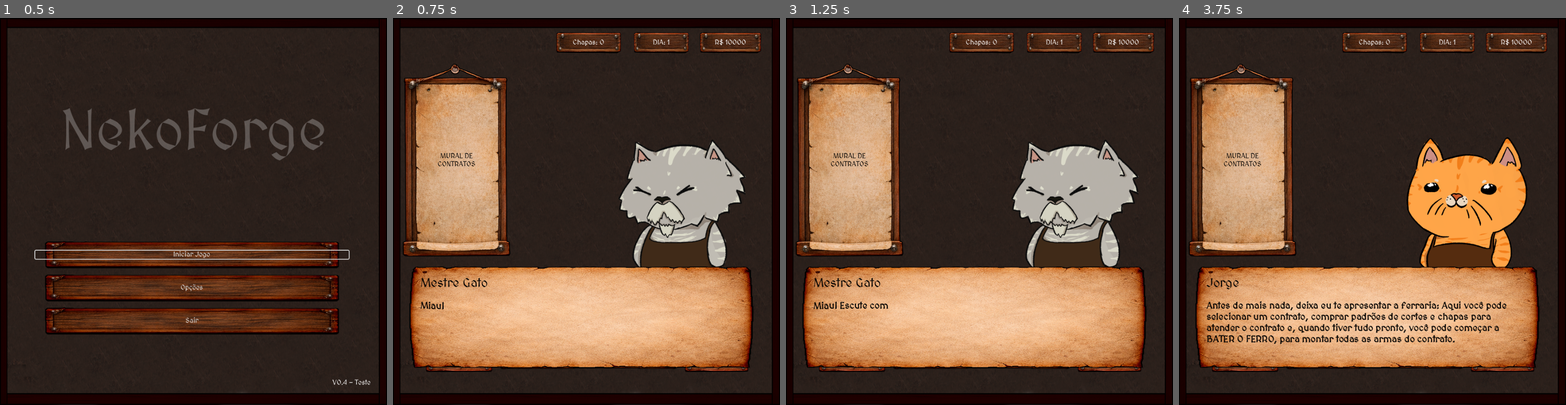
Above: before the commit, frames 1-4 (left to right).
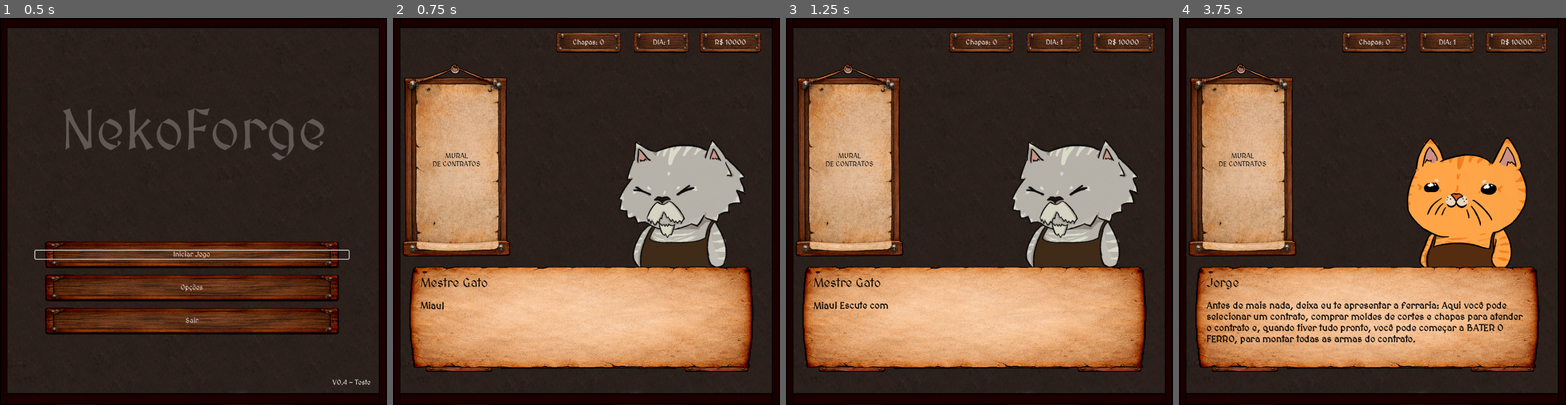
Above: after the commit, the same moments.

Repository: VitaumOS/Jogo_IC-Godot
Game: Godot game, scene res://scene/Telainicial.tscn
Same seed, same stepped clock (60 frames per second), same inputs: the game is played once before the commit and once after it.
Inputs (mouse positions are in pixels of both pictures, inside the frame that each line leads up to):
- Up to frame 1 (0.5 s): no input
- Up to frame 2 (0.75 s): click "Iniciar Jogo" at 0.5 s
- Up to frame 3 (1.25 s): no input
- Up to frame 4 (3.75 s): tap Enter (ui_accept) at 1.25, 1.52, 2, 2.27, 2.75, 3.5 s; move the mouse to (1457, 192) at 1.27 s; click (1457, 192) at 1.42 s; move the mouse to (1295, 230) at 2.02 s; click (1295, 230) at 2.17 s; move the mouse to (1411, 126) at 2.77 s; click (1411, 126) at 2.92 s; move the mouse to (1353, 288) at 3.52 s; click (1353, 288) at 3.67 s

Frame 1 is identical in both runs. In frame 2, 0.2% of the frame differs, in the area x 10-23%, y 34-39%; in frame 3, 0.2%; in frame 4, 2.3%, in the area x 7-89%, y 34-85%.

Commit message:
atualizações de UI

Diff:
--- a/data_json/dialogos.json
+++ b/data_json/dialogos.json
@@ -28,7 +28,7 @@
 
     {
       "nome": "Jorge",
-      "texto": "Antes de mais nada, deixa eu te apresentar a ferraria: Aqui você pode selecionar um contrato, comprar padrões de cortes e chapas para atender o contrato e, quando tiver tudo pronto, você pode começar a BATER O FERRO, para montar todas as armas do contrato.",
+      "texto": "Antes de mais nada, deixa eu te apresentar a ferraria: Aqui você pode selecionar um contrato, comprar moldes de cortes e chapas para atender o contrato e, quando tiver tudo pronto, você pode começar a BATER O FERRO, para montar todas as armas do contrato.",
       "retrato": "res://Sprite/gatinhos/NekoJorge.png"
     },
     {
@@ -50,7 +50,7 @@
     {
       "nome": "Jorge",
       "retrato": "res://Sprite/gatinhos/NekoJorge.png",
-      "texto": "Você pode comprar qualquer padrão de corte disponível e também chapas para atender os contratos!"
+      "texto": "Você pode comprar qualquer [b]molde de corte[/b] disponível e também chapas para atender os contratos!"
     }
   ],
 
@@ -72,6 +72,37 @@
     }
   ],
 
+  "primeiro_contrato_escolhido1": [
+    {
+      "nome": "Jorge",
+      "retrato": "res://Sprite/gatinhos/NekoJorge.png",
+      "texto": "Veja! Esses são os cortes que você precisa fazer para atender o contrato"
+    },
+    {
+      "nome": "Jorge",
+      "retrato": "res://Sprite/gatinhos/NekoJorge.png",
+      "texto": "Selecione a quantidade de vezes que você vai utilizar cada molde para montar todas as armas necessárias!"
+    }
+  ],
+
+  "primeiro_contrato_escolhido2": [
+    {
+      "nome": "Jorge",
+      "retrato": "res://Sprite/gatinhos/NekoJorge.png",
+      "texto": "Veja! Esses são os cortes que você precisa fazer para atender o contrato"
+    },
+    {
+      "nome": "Jorge",
+      "retrato": "res://Sprite/gatinhos/NekoJorge.png",
+      "texto": "Mas olhe só! Você ainda não comprou nenhum molde para realizar ele."
+    },
+    {
+      "nome": "Jorge",
+      "retrato": "res://Sprite/gatinhos/NekoJorge.png",
+      "texto": "Acesse a loja para que você compre alguns moldes!"
+    }
+  ],
+
 
 
   "primeiro_desperdicio": [
@@ -79,16 +110,16 @@
       "nome": "Jorge",
       "retrato": "res://Sprite/gatinhos/NekoJorge.png",
       "coordenada": [615, 450],
-      "foco_pos": [80, 700],
-      "foco_tamanho": [250, 40],
+      "foco_pos": [125, 700],
+      "foco_tamanho": [220, 40],
       "texto": "Preste atenção! Aquela barra [b]Vermelha[/b] ali embaixo apareceu. Isso significa [b]Desperdício[/b]! "
     },
     {
       "nome": "Jorge",
       "retrato": "res://Sprite/gatinhos/NekoJorge.png",
       "coordenada": [615, 450],
-      "foco_pos": [80, 700],
-      "foco_tamanho": [250, 40],
+      "foco_pos": [125, 700],
+      "foco_tamanho": [220, 40],
       "texto": "Você cortou mais peças do que o cliente pediu. Cada pedaço que sobra é dinheiro jogado no lixo!"
     },
     {
--- a/pulp_solution.json
+++ b/pulp_solution.json
@@ -1,10 +1,7 @@
 {
     "status": "Optimal",
-    "chapas_usadas": 7,
+    "chapas_usadas": 2,
     "plano_corte": {
-        "Padrao_1": 3,
-        "Padrao_4": 1,
-        "Padrao_6": 2,
-        "Padrao_8": 1
+        "Padrao_1": 2
     }
 }
--- /dev/null
+++ b/scene/aux_scene/abas.tscn
@@ -0,0 +1,27 @@
+[gd_scene format=3 uid="uid://cnl37rt32qqw5"]
+
+[node name="Abas" type="HBoxContainer" unique_id=1131189550]
+offset_right = 899.0
+offset_bottom = 54.0
+alignment = 1
+
+[node name="Contrato" type="Button" parent="." unique_id=1925084303]
+layout_mode = 2
+theme_override_font_sizes/font_size = 30
+text = "Contratos
+"
+
+[node name="Loja" type="Button" parent="." unique_id=692737973]
+layout_mode = 2
+theme_override_font_sizes/font_size = 30
+text = "Loja"
+
+[node name="Forja" type="Button" parent="." unique_id=2003608545]
+layout_mode = 2
+theme_override_font_sizes/font_size = 30
+text = "Forja"
+
+[node name="Encerrar" type="Button" parent="." unique_id=1927647038]
+layout_mode = 2
+theme_override_font_sizes/font_size = 30
+text = "Encerrar"
--- a/script/Main.gd
+++ b/script/Main.gd
@@ -27,7 +27,6 @@
 	demanda = Global.contrato_ativo.demanda if Global.contrato_ativo else [0,0,0,0,0,0]
 	_carregar_padroes_da_loja()
 	_atualizar_ui_estatica()
-	_atualizar_display_contrato()
 
 	if Global.ultimo_desempenho_ritmo < 0:
 		_verificar_dialogo_diario()
@@ -39,6 +38,10 @@
 	else:
 		$UI/VBoxContainer/Control/BtnModel.visible = true
 
+	if Global.contrato_ativo and !Global.padroes_desbloqueados.is_empty():
+		Global._verificar_gatilho_tutorial("primeiro_contrato_escolhido1")
+	elif Global.contrato_ativo and Global.padroes_desbloqueados.is_empty():
+		Global._verificar_gatilho_tutorial("primeiro_contrato_escolhido2")
 
 	_gerar_visualizacao_demanda()
 	_atualizar_pintura_demanda()
@@ -235,7 +238,7 @@
 
 	if confirma:
 		if !verifica_cortes_usuario():
-			popup.mostrar_mensagem_erro("Cortes insuficientes!")
+			popup.mostrar_mensagem_erro("Os cortes não atenderam a demanda!")
 			return
 		elif Global.contrato_ativo == null:
 			popup.mostrar_mensagem_erro("Nenhum contrato foi solicitado!")
@@ -243,8 +246,6 @@
 		elif get_total_chapas_usadas()>Global.estoque_chapas:
 			popup.mostrar_mensagem_erro("Chapas insuficientes!")
 			return
-
-
 		_preparar_e_iniciar_forja()
 
 func _preparar_e_iniciar_forja():
@@ -268,15 +269,6 @@
 	label_dinheiro.text = "R$ %d" % Global.dinheiro
 	lbl_estoque_chapas.text = "Chapas: %d" % Global.estoque_chapas
 
-func _atualizar_display_contrato():
-	if not Global.contrato_ativo:
-		btn_contrato_visual.text = "MURAL DE \nCONTRATOS"
-		return
-	var txt = "%s\n\nDEMANDA:\n" % Global.contrato_ativo.nome
-	for i in demanda.size():
-		if demanda[i] > 0:
-			txt += "- %s: %d\n" % [pecas_disponiveis[i].nome, demanda[i]]
-	btn_contrato_visual.text = txt
 
 func _finalizar_logica_pulp():
 	var z_user = Global.chapas_usadas_pelo_jogador
@@ -305,7 +297,7 @@
 	Global.armas_na_esteira_atual = []
 	Global.ultimo_desempenho_ritmo = -1.0
 	_atualizar_ui_estatica()
-	_atualizar_display_contrato()
+
 
 func _on_modelagem_pressed():
 	if Global.dia_atual == 4 and !Global.finalizou_treino:
